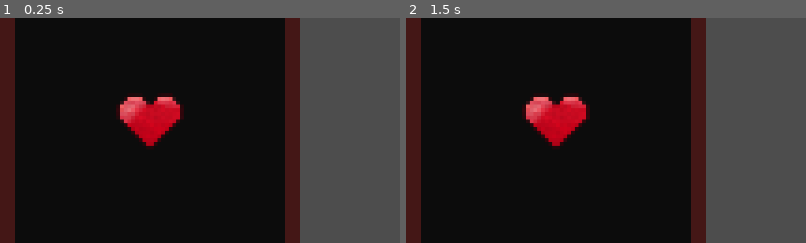
Above: before the commit, frames 1-2 (left to right).
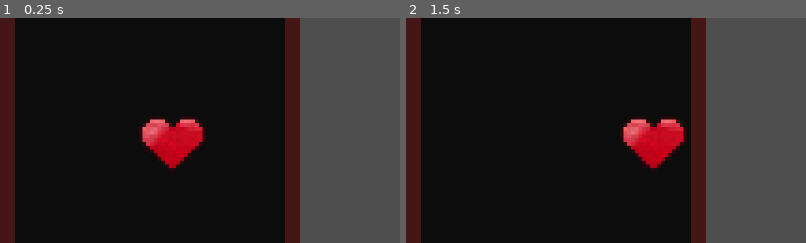
Above: after the commit, the same moments.

Repository: yanaexe/Global-Classroom-Project
Game: Godot game, scene res://scenes/dodge_minigame.tscn
The game is run twice, just before and just after one commit, with the same random seed, the same clock (stepped at 60 frames per second) and the same inputs. This scene is started directly instead of the project's main scene.
Inputs (mouse positions are % of the whole screen's width and height, from its top left):
- Up to frame 1 (0.25 s): no input
- Up to frame 2 (1.5 s): tap Enter at 0.5 s; move the mouse to (72, 45) at 0.52 s; hold D (dodgeMG_right, bound only after the commit) from 0.53 s (still down); tap Shift (dash) at 0.6 s; tap Space (jump) at 0.77, 1.25 s; move the mouse to (30, 55) at 1.27 s; tap E (fire) at 1.35 s
The pictures show only the part of the screen within x 0-50%, y 12-62%; the shares and areas given below are measured in that part.

The runs differ from the first frame. In frame 1, 4.5% of the frame differs, in the area x 29-52%, y 33-68%; in frame 2, 5.3%, in the area x 29-71%, y 33-68%.

Commit message:
TRIED to fix the box

Diff:
--- a/project.godot
+++ b/project.godot
@@ -75,6 +75,30 @@
 "events": [Object(InputEventKey,"resource_local_to_scene":false,"resource_name":"","device":0,"window_id":0,"alt_presse …(194 unchanged characters)…
 ]
 }
+dodgeMG_up={
+"deadzone": 0.2,
+"events": [Object(InputEventKey,"resource_local_to_scene":false,"resource_name":"","device":-1,"window_id":0,"alt_pressed":false,"shift_pressed":false,"ctrl_pressed":false,"meta_pressed":false,"pressed":false,"keycode":0,"physical_keycode":87,"key_label":0,"unicode":119,"location":0,"echo":false,"script":null)
+, Object(InputEventKey,"resource_local_to_scene":false,"resource_name":"","device":0,"window_id":0,"alt_pressed":false,"shift_pressed":false,"ctrl_pressed":false,"meta_pressed":false,"pressed":false,"keycode":0,"physical_keycode":4194320,"key_label":0,"unicode":0,"location":0,"echo":false,"script":null)
+]
+}
+dodgeMG_down={
+"deadzone": 0.2,
+"events": [Object(InputEventKey,"resource_local_to_scene":false,"resource_name":"","device":0,"window_id":0,"alt_pressed":false,"shift_pressed":false,"ctrl_pressed":false,"meta_pressed":false,"pressed":false,"keycode":0,"physical_keycode":4194322,"key_label":0,"unicode":0,"location":0,"echo":false,"script":null)
+, Object(InputEventKey,"resource_local_to_scene":false,"resource_name":"","device":-1,"window_id":0,"alt_pressed":false,"shift_pressed":false,"ctrl_pressed":false,"meta_pressed":false,"pressed":false,"keycode":0,"physical_keycode":83,"key_label":0,"unicode":115,"location":0,"echo":false,"script":null)
+]
+}
+dodgeMG_right={
+"deadzone": 0.2,
+"events": [Object(InputEventKey,"resource_local_to_scene":false,"resource_name":"","device":-1,"window_id":0,"alt_pressed":false,"shift_pressed":false,"ctrl_pressed":false,"meta_pressed":false,"pressed":false,"keycode":0,"physical_keycode":68,"key_label":0,"unicode":100,"location":0,"echo":false,"script":null)
+, Object(InputEventKey,"resource_local_to_scene":false,"resource_name":"","device":0,"window_id":0,"alt_pressed":false,"shift_pressed":false,"ctrl_pressed":false,"meta_pressed":false,"pressed":false,"keycode":0,"physical_keycode":4194321,"key_label":0,"unicode":0,"location":0,"echo":false,"script":null)
+]
+}
+dodgeMG_left={
+"deadzone": 0.2,
+"events": [Object(InputEventKey,"resource_local_to_scene":false,"resource_name":"","device":-1,"window_id":0,"alt_pressed":false,"shift_pressed":false,"ctrl_pressed":false,"meta_pressed":false,"pressed":false,"keycode":0,"physical_keycode":65,"key_label":0,"unicode":97,"location":0,"echo":false,"script":null)
+, Object(InputEventKey,"resource_local_to_scene":false,"resource_name":"","device":0,"window_id":0,"alt_pressed":false,"shift_pressed":false,"ctrl_pressed":false,"meta_pressed":false,"pressed":false,"keycode":0,"physical_keycode":4194319,"key_label":0,"unicode":0,"location":0,"echo":false,"script":null)
+]
+}
 
 [rendering]
 
--- a/scenes/dodge_minigame.tscn
+++ b/scenes/dodge_minigame.tscn
@@ -1,6 +1,7 @@
-[gd_scene load_steps=4 format=3 uid="uid://c37pwjw1sxg8r"]
+[gd_scene load_steps=5 format=3 uid="uid://c37pwjw1sxg8r"]
 
 [ext_resource type="Texture2D" uid="uid://dvgwrh63bdywo" path="res://sprites/Mediavel.png" id="1_bfiog"]
+[ext_resource type="Script" uid="uid://pu1o1c0i8sn4" path="res://scripts/player_soul.gd" id="1_rsqg1"]
 
 [sub_resource type="AtlasTexture" id="AtlasTexture_rsqg1"]
 atlas = ExtResource("1_bfiog")
@@ -38,7 +39,7 @@
 color = Color(0.265943, 0.089886, 0.0878539, 1)
 
 [node name="BattleArea" type="ColorRect" parent="BattleBox/Border"]
-layout_mode = 0
+layout_mode = 1
 offset_left = 2.0
 offset_top = 2.0
 offset_right = 38.0
@@ -47,6 +48,7 @@
 
 [node name="PlayerSoul" type="CharacterBody2D" parent="BattleBox"]
 scale = Vector2(0.333333, 0.333333)
+script = ExtResource("1_rsqg1")
 
 [node name="PlayerSprite" type="AnimatedSprite2D" parent="BattleBox/PlayerSoul"]
 position = Vector2(60, 75)
--- /dev/null
+++ b/scenes/player_soul.gd
@@ -0,0 +1 @@
+extends CharacterBody2D
--- /dev/null
+++ b/scripts/player_soul.gd
@@ -0,0 +1,41 @@
+extends CharacterBody2D
+
+@export var speed: float = 200
+@export var heart_size: Vector2 = Vector2(8, 8)  # Size of the heart sprite
+
+var battle_area: Control  # ColorRect or any Control node used as the border
+
+func _ready():
+	# Get the BattleArea node (adjust path if needed)
+	battle_area = get_node("/root/DodgeMinigame/BattleBox/Border/BattleArea")
+
+func _process(delta):
+
+	# Movement input
+	var input_vector = Vector2(
+		Input.get_action_raw_strength("dodgeMG_right") - Input.get_action_raw_strength("dodgeMG_left"),
+		Input.get_action_raw_strength("dodgeMG_down") - Input.get_action_raw_strength("dodgeMG_up")
+	).normalized()
+
+	velocity = input_vector * speed
+	move_and_slide()
+
+	# Convert UI screen position to world space using Godot 4.2+ syntax
+	var screen_pos := battle_area.get_screen_position()
+	var canvas_transform: Transform2D = get_viewport().get_canvas_transform()
+	var top_left: Vector2 = canvas_transform.affine_inverse() * screen_pos
+	var size: Vector2 = battle_area.size
+	var bottom_right: Vector2 = top_left + size
+
+	# Clamp inside the box, accounting for the heart's size
+	var min_x = top_left.x + heart_size.x / 2
+	var max_x = bottom_right.x - heart_size.x / 2
+	var min_y = top_left.y + heart_size.y / 2
+	var max_y = bottom_right.y - heart_size.y / 2
+
+	print("Top-left:", top_left, " | Bottom-right:", bottom_right)
+	print("PlayerSoul global_position:", global_position)
+
+
+	global_position.x = clamp(global_position.x, min_x, max_x)
+	global_position.y = clamp(global_position.y, min_y, max_y)
Not shown, added: scenes/player_soul.gd.uid
Not shown, added: scripts/player_soul.gd.uid
